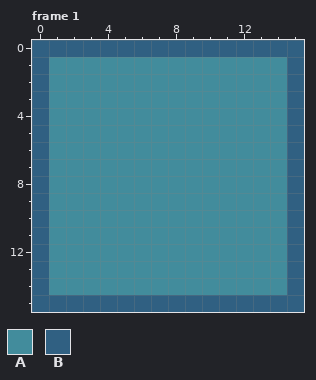
File history of a pixel-art file, Assets/Textures/NewCreations/TargetShapeHolder.aseprite. Above, as it was before the edit.
16x16 pixels, 1 frame. Shown: frame 1. The commit also changed other frames, which this record leaves out.
Palette (. is transparent): A #428c9c  B #306082
Now the later version:
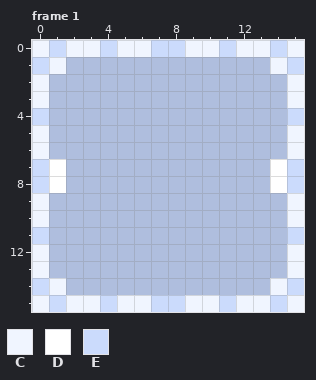
Colours new in this view: C #f0f5ff  D #ffffff  E #cbdbfc
What changed:
{"colour":"A","old":"#428c9c","new":"#afbede"}
{"where": "frame 1"}
{"frame":1,"y":0,"x":0,"old":"BBBBBBBBBBBBBBBB","new":"CECCECCEECCECCEC"}
{"frame":1,"y":1,"x":0,"old":"BA","new":"EC"}
{"frame":1,"y":1,"x":14,"old":"AB","new":"CE"}
{"frame":1,"y":2,"x":0,"old":"B","new":"C"}
{"frame":1,"y":2,"x":15,"old":"B","new":"C"}
{"frame":1,"y":3,"x":0,"old":"B","new":"C"}
{"frame":1,"y":3,"x":15,"old":"B","new":"C"}
{"frame":1,"y":4,"x":0,"old":"B","new":"E"}
{"frame":1,"y":4,"x":15,"old":"B","new":"E"}
{"frame":1,"y":5,"x":0,"old":"B","new":"C"}
{"frame":1,"y":5,"x":15,"old":"B","new":"C"}
{"frame":1,"y":6,"x":0,"old":"B","new":"C"}
{"frame":1,"y":6,"x":15,"old":"B","new":"C"}
{"frame":1,"y":7,"x":0,"old":"BA","new":"ED"}
{"frame":1,"y":7,"x":14,"old":"AB","new":"DE"}
{"frame":1,"y":8,"x":0,"old":"BA","new":"ED"}
{"frame":1,"y":8,"x":14,"old":"AB","new":"DE"}
{"frame":1,"y":9,"x":0,"old":"B","new":"C"}
{"frame":1,"y":9,"x":15,"old":"B","new":"C"}
{"frame":1,"y":10,"x":0,"old":"B","new":"C"}
{"frame":1,"y":10,"x":15,"old":"B","new":"C"}
{"frame":1,"y":11,"x":0,"old":"B","new":"E"}
{"frame":1,"y":11,"x":15,"old":"B","new":"E"}
{"frame":1,"y":12,"x":0,"old":"B","new":"C"}
{"frame":1,"y":12,"x":15,"old":"B","new":"C"}
{"frame":1,"y":13,"x":0,"old":"B","new":"C"}
{"frame":1,"y":13,"x":15,"old":"B","new":"C"}
{"frame":1,"y":14,"x":0,"old":"BA","new":"EC"}
{"frame":1,"y":14,"x":14,"old":"AB","new":"CE"}
{"frame":1,"y":15,"x":0,"old":"BBBBBBBBBBBBBBBB","new":"CECCECCEECCECCEC"}
{"label":"changed","picture_box":[32,40,304,312]}
